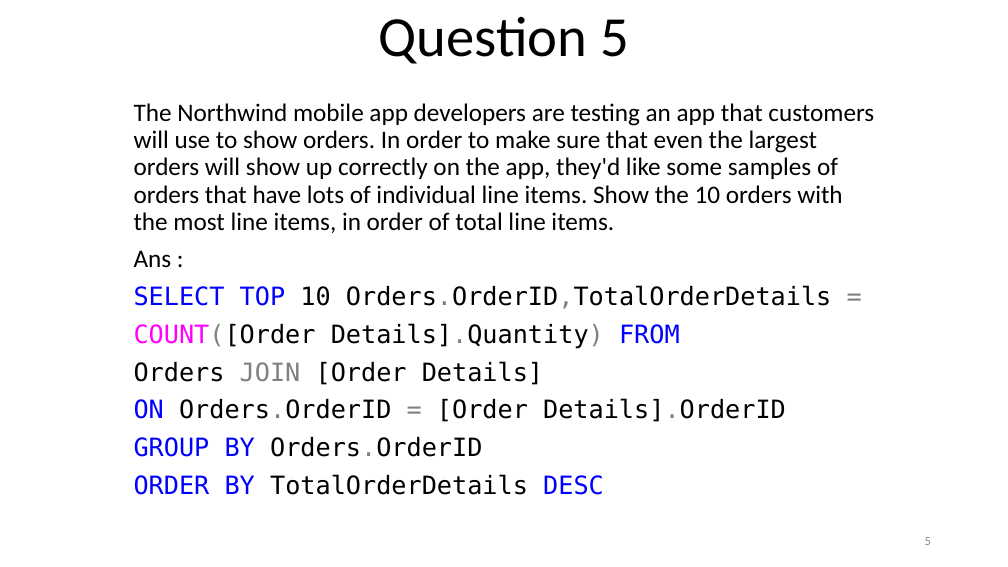
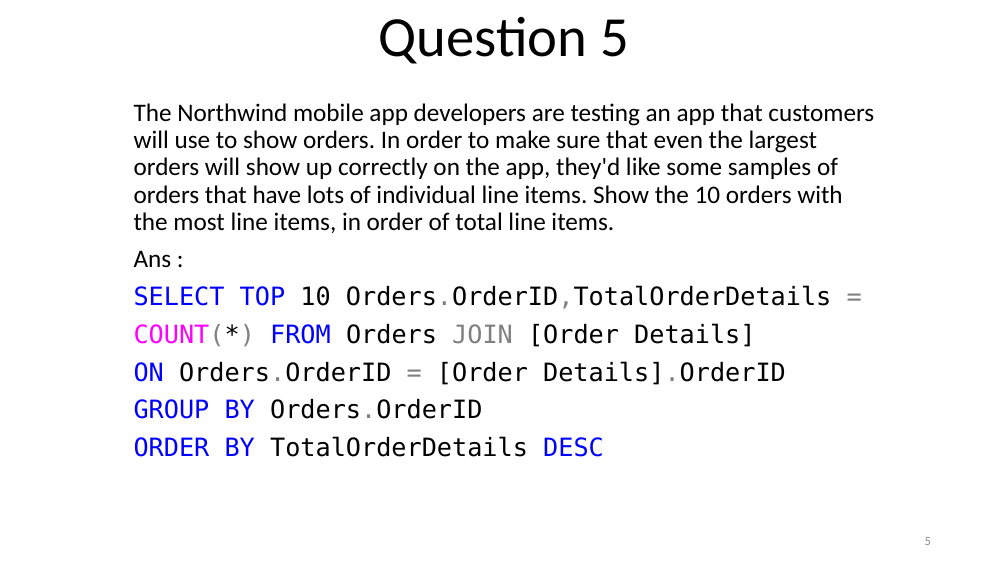
Before and after one commit to KaustubhSathe/sql-challenges, a slide deck: slide 5 of 3. Northwind Challenges/Advanced-Problems.pptm. Drawn at 1008x567 pixels with LibreOffice and Linux fonts; fonts in the diff are those of the drawing. Boxes give left, top, right and bottom in pixels: in the first picture for what was removed or moved away, otherwise in the second. Text is boxed around its words. In the diff, an @@ line names an element or a change of style, - is before the commit and + after.

```diff
--- a/3. Northwind Challenges/Advanced-Problems.pptm
+++ b/3. Northwind Challenges/Advanced-Problems.pptm
@@ subtitle at (134,323,755,347): text changed @@
-COUNT([Order Details].Quantity) FROM
-Orders JOIN [Order Details]
+COUNT(*) FROM Orders JOIN [Order Details]
```
Also in this commit, not shown: 15 other slides changed, 2 slides added, 6 slides removed, 5 other files.
